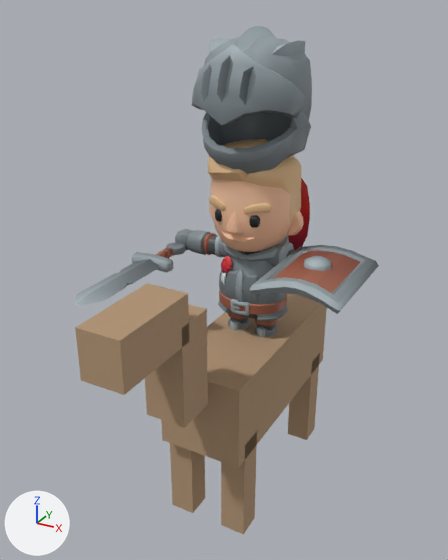
Before and after pictures for a commit that changed the glTF model csharp/Unciv.Godot/Packs/units/models/unit/Lancer.glb.
One viewpoint serves both versions: a 50 mm camera at (0.593, -1.223, 1.143) aimed at (-0.014, -0.118, 0.591). Arrows for +X, +Y and +Z are at lower left; the lights stay in place. The older version comes first. Where no turn or scale is listed for an object, it has been applied to the vertices. Vertices at exactly the same position are counted once.

Names of what the first picture shows: '1H_Sword', 'HorseMesh', 'Knight_ArmLeft', 'Knight_ArmRight', 'Knight_Body', 'Knight_Cape', 'Knight_Head', 'Knight_Helmet', 'Knight_LegLeft', 'Knight_LegRight', 'Rectangle_Shield'.
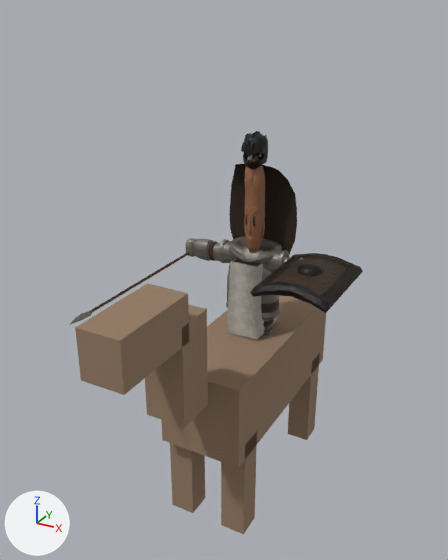
The change, as a list of edits to the scene's bpy script:
```text
Change mat_horse:
    mat_horse.base_color: (0.45, 0.3, 0.18) -> (0.3, 0.2, 0.13)  # beige #b39576 -> brown #957c65
Change mat_teamcolor:
    remove # nodes: BsdfPrincipled, OutputMaterial, TexImage
    remove # uses the picture img_knight_texture
    nodes: BsdfPrincipled, Mix, NormalMap, OutputMaterial, TexImage x2, VertexColor
    uses the picture img_image_10
    uses the picture img_image_11
Add mat_fur:
    mat_fur = bpy.data.materials.new('Fur')
    # uses the picture img_image_8
    # uses the picture img_image_9
Add mat_iron:
    mat_iron = bpy.data.materials.new('Iron')
    # uses the picture img_image_4
    # uses the picture img_image_5
Add mat_leather:
    mat_leather = bpy.data.materials.new('Leather')
    # uses the picture img_image_6
    # uses the picture img_image_7
Add mat_dark:
    mat_dark = bpy.data.materials.new('Dark')
    mat_dark.use_nodes = True; mat_dark.node_tree.nodes.clear()
    _N = mat_dark.node_tree.nodes; _L = mat_dark.node_tree.links
    n0 = _N.new('ShaderNodeBsdfPrincipled'); n0.name = 'Principled BSDF'
    n0.inputs[2].default_value = 0.45  # 'Roughness'
    n1 = _N.new('ShaderNodeOutputMaterial'); n1.name = 'Material Output'
    n2 = _N.new('ShaderNodeVertexColor'); n2.name = 'Color Attribute'
    _L.new(n0.outputs[0], n1.inputs[0])  # 'BSDF' to 'Surface'
    _L.new(n2.outputs[0], n0.inputs[0])  # 'Color' to 'Base Color'
Add mat_bronze:
    mat_bronze = bpy.data.materials.new('Bronze')
    # uses the picture img_image_2
    # uses the picture img_image_3
Add mat_skin:
    mat_skin = bpy.data.materials.new('Skin')
    # uses the picture img_image_0
    # uses the picture img_image_1
Add mat_wool:
    mat_wool = bpy.data.materials.new('Wool')
    # uses the picture img_image_12
    # uses the picture img_image_13
Change me_cylinder_005:
    where me_cylinder_005.from_pydata(...)  # 140 vertices, 262 faces; spans x -0.441..0.441, y -0.156..0.145, z -0.596..0.596
    used by ob_rectangle_shield; location = (0.191, -0.091, 0.64); rotation_euler = (-1.571, 0.0, -3.142), in degrees (-90, 0, -180); scale = (0.216, 0.216, 0.216)
    me_cylinder_005 part 1: 192 faces spanning x -0.441..0.441, y -0.156..0.098, z -0.596..0.596 switch from mat_teamcolor (picture img_knight_texture) to mat_iron
    me_cylinder_005 part 2: 70 faces spanning x -0.296..0.296, y -0.08..0.145, z -0.423..0.423 switch from mat_teamcolor (picture img_knight_texture) to mat_leather
Change me_cube_124:
    where me_cube_124.from_pydata(...)  # 253 vertices, 480 faces; spans x -0.569..0.569, y -0.711..0.542, z -0.105..1.251
    used by ob_knight_helmet; location = (0.0, 0.0, 0.839); scale = (0.216, 0.216, 0.216)
    me_cube_124 part 3: 480 faces spanning x -0.569..0.569, y -0.711..0.542, z -0.105..1.251 switch from mat_teamcolor (picture img_knight_texture) to mat_iron
Change me_plane_004:
    where me_plane_004.from_pydata(...)  # 56 vertices, 84 faces; spans x -0.485..0.485, y 0.044..0.386, z -1.122..0.02
    used by ob_knight_cape; location = (0.0, 0.0, 0.839); scale = (0.216, 0.216, 0.216)
    me_plane_004 part 4: 84 faces spanning x -0.485..0.485, y 0.044..0.386, z -1.122..0.02 switch from mat_teamcolor (picture img_knight_texture) to mat_fur
Remove ob_knight_armleft:
    ob_knight_armleft = bpy.data.objects.new('Knight_ArmLeft', me_cube_125)
Remove ob_knight_armright:
    ob_knight_armright = bpy.data.objects.new('Knight_ArmRight', me_cube_126)
Remove ob_knight_body:
    ob_knight_body = bpy.data.objects.new('Knight_Body', me_prototypepete_body_020)
Remove ob_knight_head:
    ob_knight_head = bpy.data.objects.new('Knight_Head', me_prototypepete_head_001)
Remove ob_knight_legleft:
    ob_knight_legleft = bpy.data.objects.new('Knight_LegLeft', me_cube_128)
Remove ob_knight_legright:
    ob_knight_legright = bpy.data.objects.new('Knight_LegRight', me_cube_127)
Change ob_rectangle_shield:
    ob_rectangle_shield.location: (0.191, -0.091, 0.64) -> (0.17, -0.08, 0.621)
    ob_rectangle_shield.scale: (0.216, 0.216, 0.216) -> (0.191, 0.191, 0.191)
Change ob_1h_sword:
    ob_1h_sword: bpy.data.objects.new('1H_Sword', me_cube_11839) -> bpy.data.objects.new('1H_Sword', None)
    ob_1h_sword.location: (-0.191, -0.095, 0.607) -> (-0.17, -0.082, 0.591)
    ob_1h_sword.scale: (0.216, 0.216, 0.216) -> (0.171, 0.171, 0.171)
Change ob_knight_helmet:
    ob_knight_helmet.location: (0.0, 0.0, 0.839) -> (0.0, 0.0, 0.826)
    ob_knight_helmet.scale: (0.216, 0.216, 0.216) -> (0.0502, 0.0542, 0.0583)
Change ob_knight_cape:
    ob_knight_cape.location: (0.0, 0.0, 0.839) -> (0.0, 0.0, 0.822)
    ob_knight_cape.scale: (0.216, 0.216, 0.216) -> (0.181, 0.121, 0.201)
Add ob_spear:
    ob_spear = bpy.data.objects.new('Spear', me_mesh_spear)  # 57 vertices, 106 faces; spans x -0.011..0.011, y -0.362..0.1, z -0.003..0.003
    ob_spear.location = (-0.17, -0.083, 0.591)
Add ob_warrior:
    ob_warrior = bpy.data.objects.new('Warrior', me_mesh_skinned)  # 2389 vertices, 4444 faces; spans x -0.184..0.184, y -0.06..0.059, z 0.0..0.501
    ob_warrior.location = (0.0, 0.0, 0.38)
```

Location of each change, [x1, y1, x2, y2] in pixels of the pictures (448 x 560 px):
'HorseMesh', recoloured (beige to brown): [75, 283, 326, 534] in both
'Knight_Helmet', surface changed, moved, rescaled (77% narrower, 74% shorter): before [192, 26, 312, 174]; after [241, 131, 268, 169]
'Knight_Head', deleted (beige): before [208, 139, 303, 252]
'Warrior', added: after [185, 154, 303, 339]
'Rectangle_Shield', surface changed, moved, rescaled (13% narrower, 13% shorter): before [249, 245, 379, 314]; after [250, 253, 363, 313]
'Knight_Cape', surface changed, moved, rescaled: before [288, 178, 310, 250]; after [229, 164, 297, 254]
'Knight_Body', deleted: before [218, 236, 289, 321]
'1H_Sword', no longer drawn: before [76, 242, 186, 305]
'Knight_ArmRight', deleted: before [175, 229, 230, 257]
'Spear', added: after [69, 252, 190, 325]
'Knight_ArmLeft', deleted: before [260, 242, 307, 267]
'Knight_LegLeft', deleted: before [254, 319, 277, 337]
'Knight_LegRight', deleted: before [228, 311, 250, 330]
part 1 of me_cylinder_005, recoloured: before [249, 245, 379, 314]; after [250, 253, 363, 313]
part 2 of me_cylinder_005, recoloured: before [273, 250, 360, 293]; after [271, 258, 347, 295]
